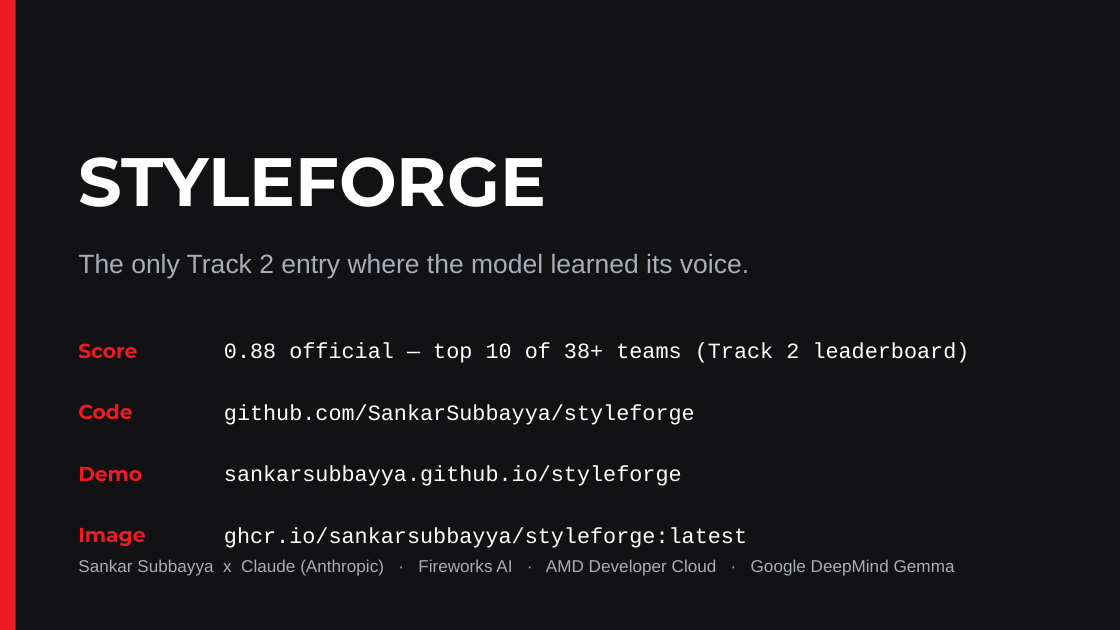
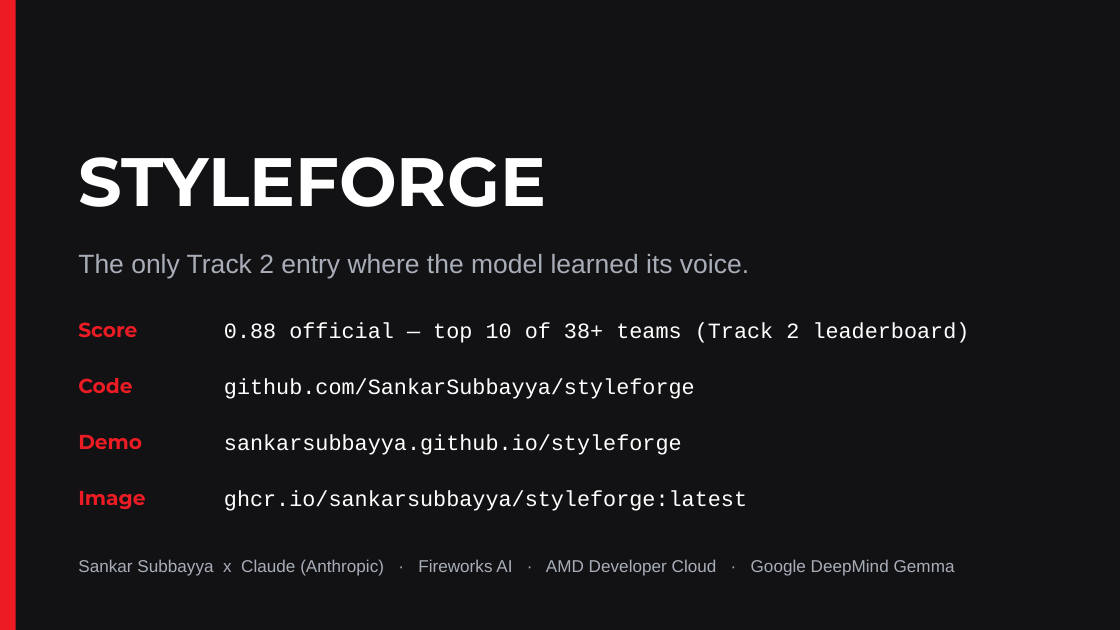
Before and after one commit to SankarSubbayya/styleforge, a slide deck: slide 10 of presentation/StyleForge.pptx. Drawn at 1120x630 pixels with LibreOffice and Linux fonts; fonts in the diff are those of the drawing. Boxes give left, top, right and bottom in pixels: in the first picture for what was removed or moved away, otherwise in the second. Text is boxed around its words. In the diff, an @@ line names an element or a change of style, - is before the commit and + after.

```diff
--- a/presentation/StyleForge.pptx
+++ b/presentation/StyleForge.pptx
@@ text "Score": place and size @@
-text "Score" at (78, 343, 137, 359)
+text "Score" at (78, 322, 137, 338)
@@ text "0.88 official — top 10 ...": place and size @@
-text "0.88 official — top 10 ..." at (224, 343, 970, 363)
+text "0.88 official — top 10 ..." at (224, 322, 970, 343)
@@ text "Code": place and size @@
-text "Code" at (78, 404, 132, 420)
+text "Code" at (78, 378, 132, 394)
@@ text "github.com/SankarSubbayya/styleforge": place and size @@
-text "github.com/SankarSubbayya/styleforge" at (224, 404, 695, 425)
+text "github.com/SankarSubbayya/styleforge" at (224, 378, 695, 399)
@@ text "Demo": place and size @@
-text "Demo" at (78, 467, 142, 481)
+text "Demo" at (78, 435, 142, 449)
@@ text "sankarsubbayya.github.io/styleforge": place and size @@
-text "sankarsubbayya.github.io/styleforge" at (224, 466, 682, 486)
+text "sankarsubbayya.github.io/styleforge" at (224, 434, 682, 455)
@@ text "Image": place and size @@
-text "Image" at (78, 528, 145, 546)
+text "Image" at (78, 491, 145, 509)
@@ text "ghcr.io/sankarsubbayya/styleforge:latest": place and size @@
-text "ghcr.io/sankarsubbayya/styleforge:latest" at (224, 527, 747, 548)
+text "ghcr.io/sankarsubbayya/styleforge:latest" at (224, 490, 747, 511)
```
Also in this commit, not shown: 3 other files.
